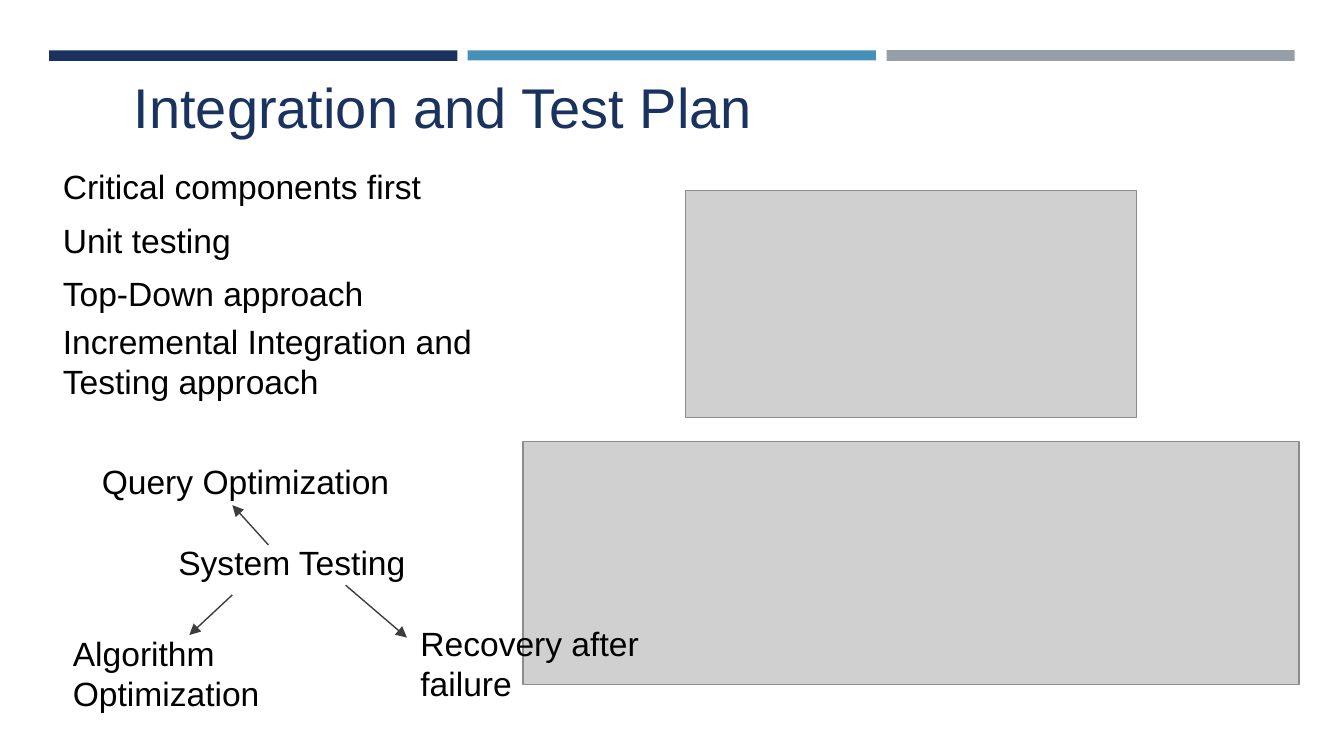
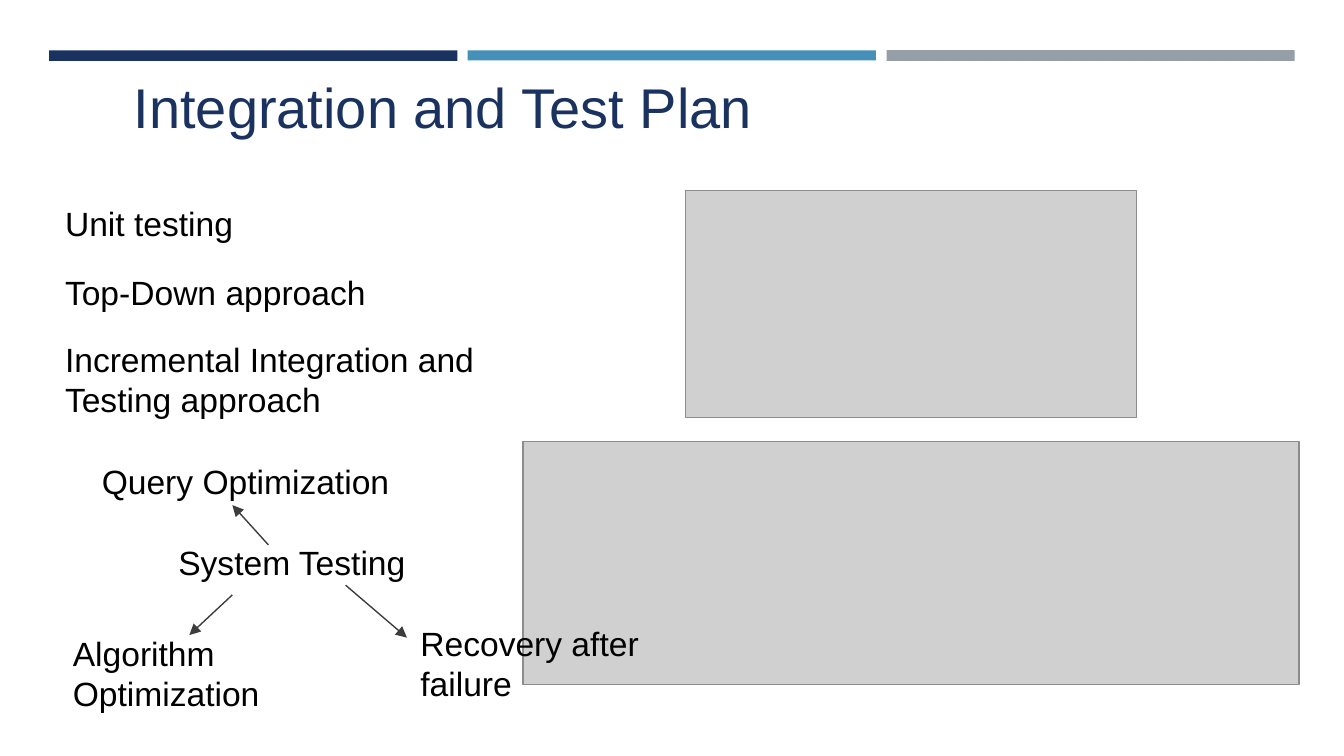
Before and after one commit to lucaalessandrelli/trackme, a slide deck: slide 13 of SEProject.pptx. Drawn at 1344x756 pixels with LibreOffice and Linux fonts; fonts in the diff are those of the drawing; grey boxes stand for pictures. Boxes give left, top, right and bottom in pixels: in the first picture for what was removed or moved away, otherwise in the second. Text is boxed around its words. In the diff, an @@ line names an element or a change of style, - is before the commit and + after.

```diff
--- a/SEProject.pptx
+++ b/SEProject.pptx
@@ text removed at (63,174,421,205) @@
-Critical components first
@@ text "Unit testing": place and size @@
-text "Unit testing" at (63,228,231,259)
+text "Unit testing" at (65,211,233,242)
@@ text "Incremental Integration and Testing approach": place and size @@
-text "Incremental Integration and Testing approach" at (63,329,472,400)
+text "Incremental Integration and Testing approach" at (65,347,474,418)
```
Also in this commit, not shown: 3 other slides changed, 2 other files.
